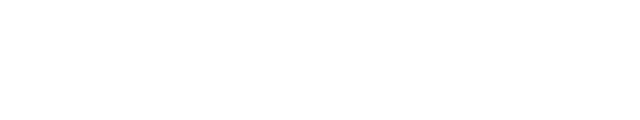
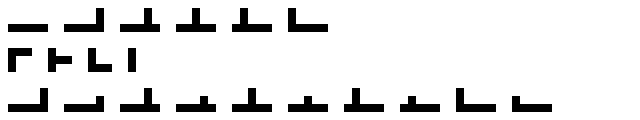
The second 640px x 120px image is a revision of the first. Changes to its layers:
painted on "wifi" over [40, 8, 328, 32]
